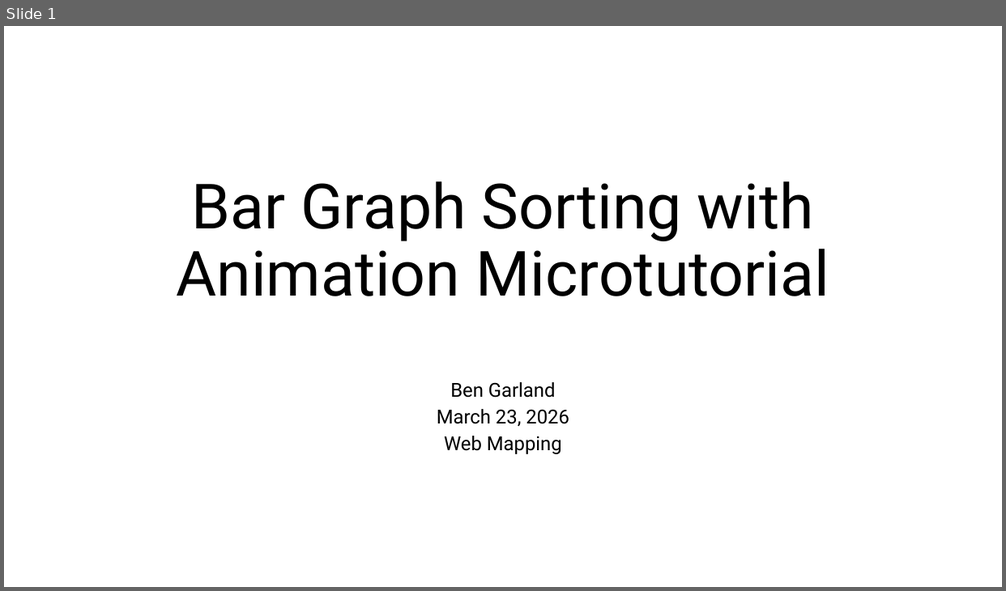
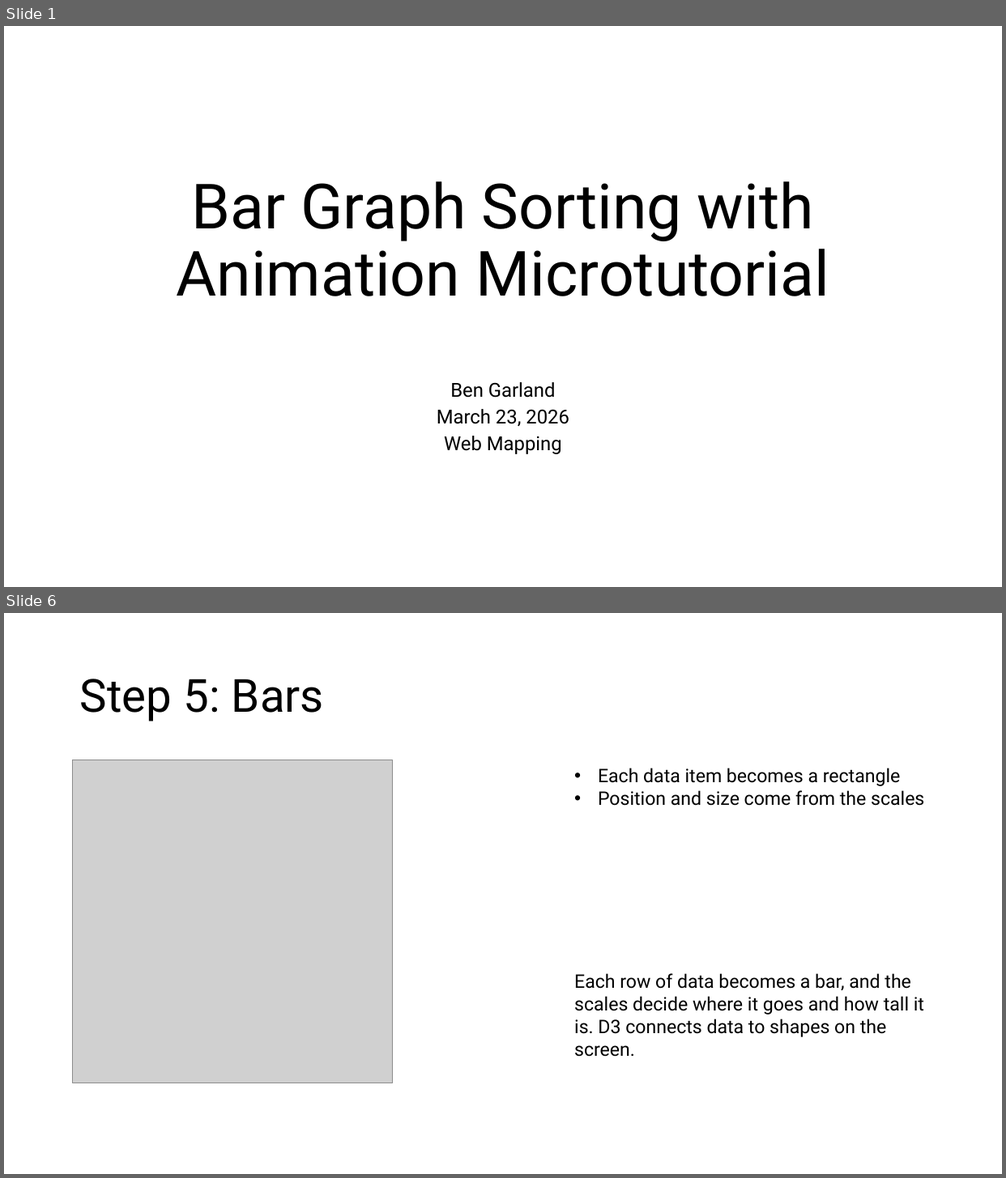
Before and after one commit to armandhammer/bengarland-site, a slide deck: tutorial/Bar Graph Sorting.pptx. Shown one above the other, each under a label of ours: slide 1 before the commit, slides 1 and 6 after it; the slides between them are not shown. The pictures are 1006x591 and 1006x1178 pixels, drawn with LibreOffice and Linux fonts; fonts in the diff are those of the drawing; grey boxes stand for pictures. Boxes give left, top, right and bottom in pixels: in the first picture for what was removed or moved away, otherwise in the second. Text is boxed around its words. In the diff, an @@ line names an element or a change of style, - is before the commit and + after.

```diff
--- a/tutorial/Bar Graph Sorting.pptx
+++ b/tutorial/Bar Graph Sorting.pptx
@@ slide 6 added at bbox=[4, 613, 1002, 1174], background #FFFFFF @@
@@ title added at bbox=[80, 679, 324, 722], 44 pt, text #000000 @@
+Step 5: Bars
@@ picture added at bbox=[73, 760, 394, 1084] @@
@@ text added at bbox=[598, 768, 924, 806], 18 pt, text #000000 @@
+• Each data item becomes a rectangle
+• Position and size come from the scales
@@ text added at bbox=[574, 973, 924, 1057], 18 pt, text #000000 @@
+Each row of data becomes a bar, and the scales decide where it goes and how tall it is. D3 connects data to shapes on the screen.
```
Also in this commit, not shown: 2 slides changed, 6 other slides added, 2 slides removed, 2 other files.
